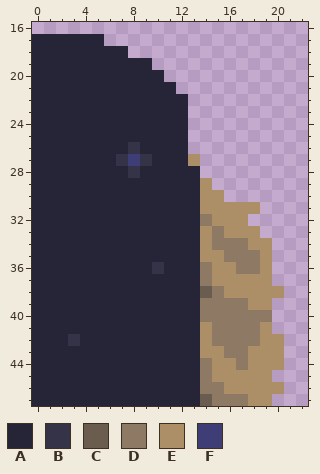
Two states of a pixel-art file, assets_src/image/terrain/tilesetsTall/bg/grass_cave_wall_tileset_tall_2_0.ase. Above: the version before the commit.
24x48 pixels, 1 frame. Shown: x 0..22, y 16..47.
Visible layers, top first: "Void", "walls", "Shadow".
Palette (. is transparent): A #262437  B #353348  C #6b5c50  D #8d7964  E #ac8e67  F #3e3d75
Pixels before, first column x 0:
17 AAAAAA...............
18 AAAAAAAA.............
19 AAAAAAAAAA...........
20 AAAAAAAAAAA..........
21 AAAAAAAAAAAA.........
22 AAAAAAAAAAAAA........
23 AAAAAAAAAAAAA........
24 AAAAAAAAAAAAA........
25 AAAAAAAAAAAAA........
26 AAAAAAAABAAAA........
27 AAAAAAABFBAAAE.......
28 AAAAAAAABAAAAA.......
29 AAAAAAAAAAAAAAE......
30 AAAAAAAAAAAAAAEE.....
31 AAAAAAAAAAAAAAEEEEE..
32 AAAAAAAAAAAAAADEEE...
33 AAAAAAAAAAAAAAEDEEE..
34 AAAAAAAAAAAAAAEDDDEE.
35 AAAAAAAAAAAAAAEEDDDE.
36 AAAAAAAAAABAAADEEDDE.
37 AAAAAAAAAAAAAADEEEEE.
38 AAAAAAAAAAAAAACDEEEEE
39 AAAAAAAAAAAAAADDDDEE.
40 AAAAAAAAAAAAAADDDDDD.
41 AAAAAAAAAAAAAAEDDDDE.
42 AAABAAAAAAAAAAEDDDDEE
43 AAAAAAAAAAAAAAEEDDEEE
44 AAAAAAAAAAAAAADEEDEEE
45 AAAAAAAAAAAAAADEEEEE.
46 AAAAAAAAAAAAAADDEEEEE
47 AAAAAAAAAAAAAACDDDEE.
The result:
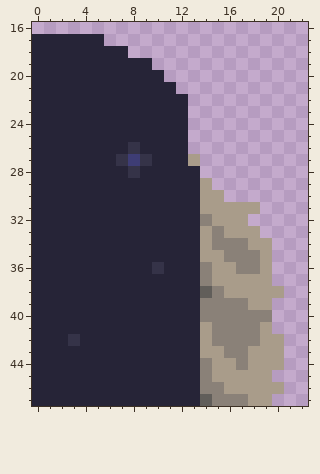
The exact change:
colour C: #6b5c50 -> #615e5a
colour D: #8d7964 -> #8a8178
colour E: #ac8e67 -> #a99c8a
Pixel boxes of the changes (left, top, right, bottom) in both pictures:
changed: (188, 154, 284, 406)
